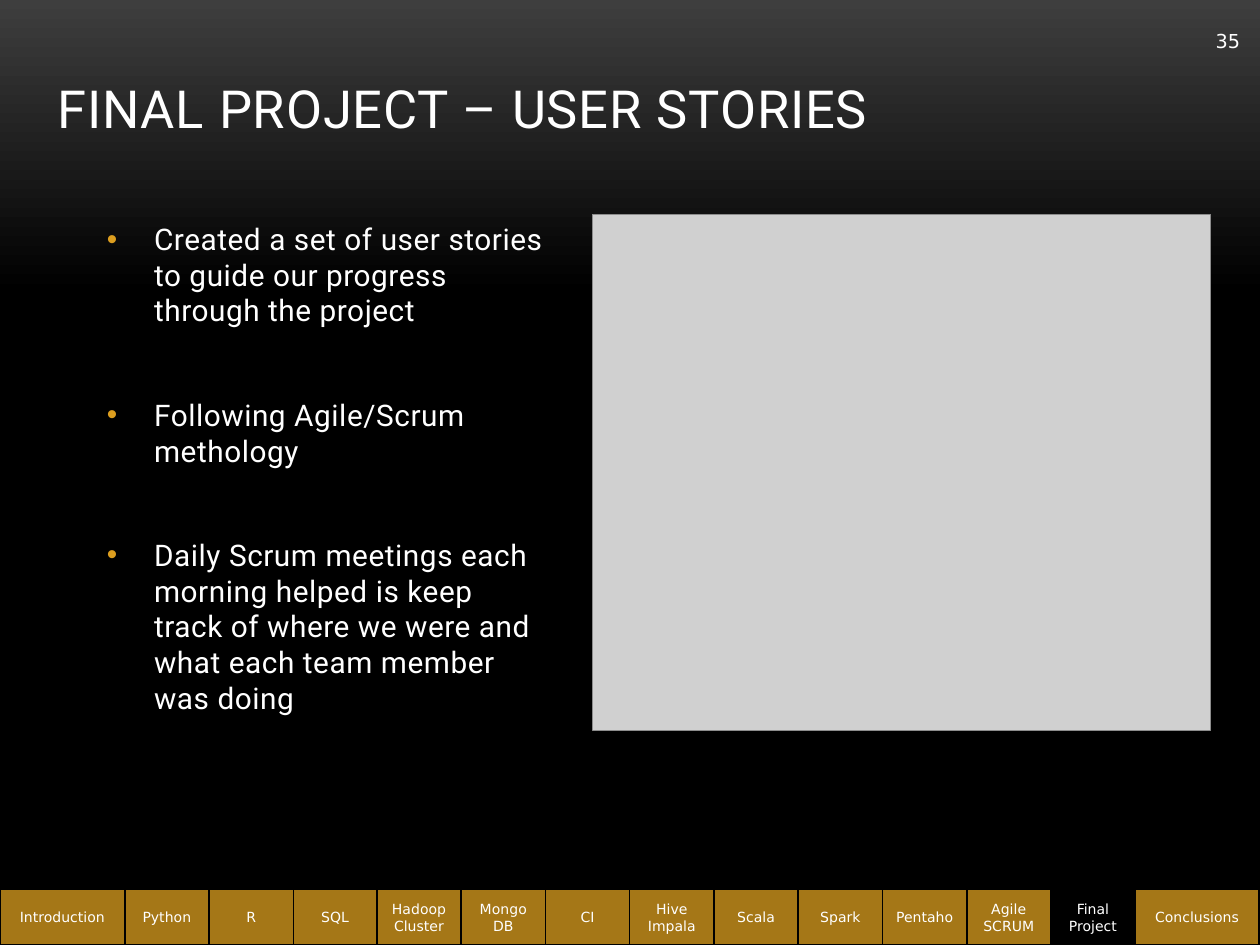
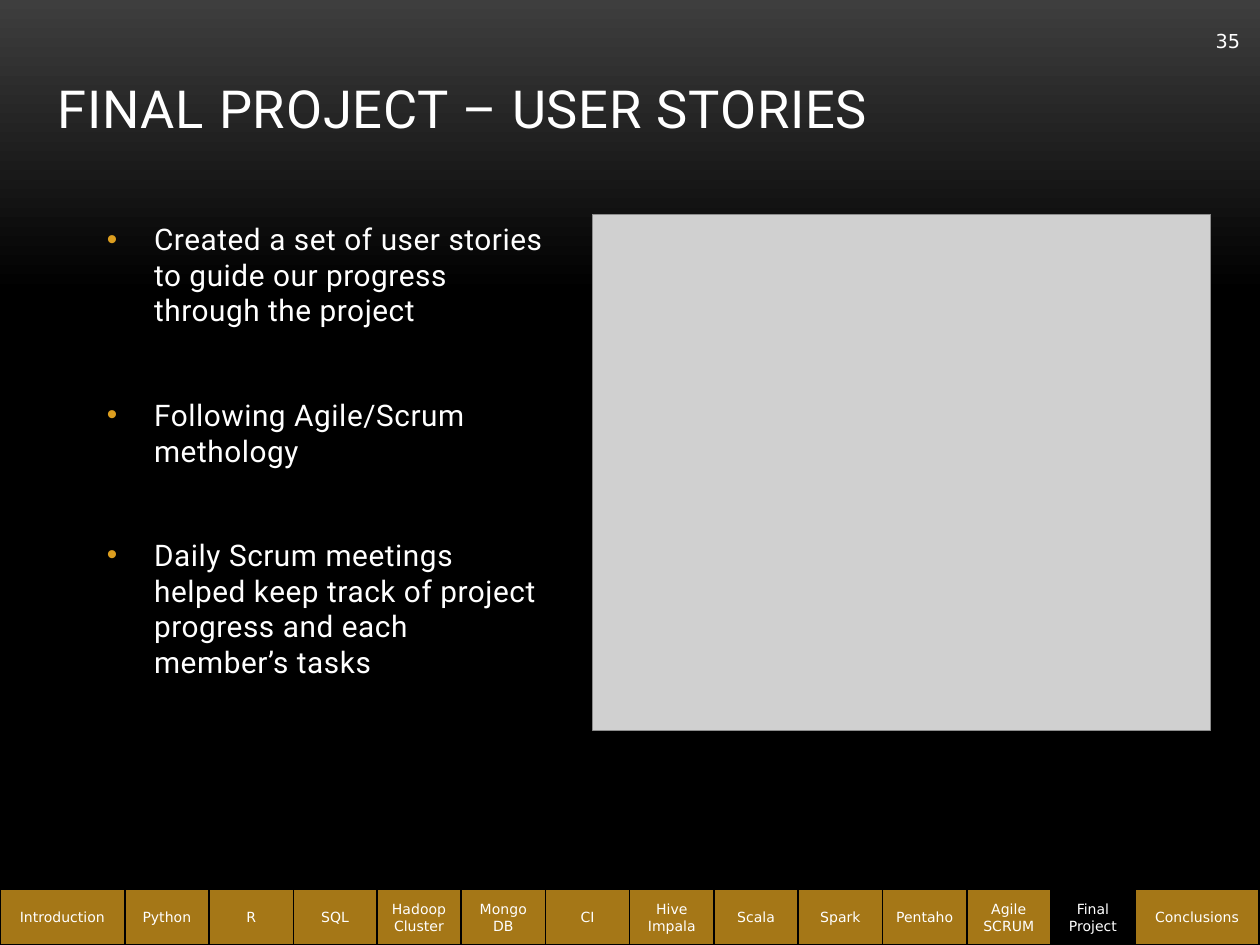
Before and after one commit to abe1ge/teletubbiesQAC, a slide deck: slide 35 of FinalPresentation.pptx. Drawn at 1260x945 pixels with LibreOffice and Linux fonts; fonts in the diff are those of the drawing; grey boxes stand for pictures; background and template pictures are left out. Boxes give left, top, right and bottom in pixels: in the first picture for what was removed or moved away, otherwise in the second. Text is boxed around its words. In the diff, an @@ line names an element or a change of style, - is before the commit and + after.

```diff
--- a/FinalPresentation.pptx
+++ b/FinalPresentation.pptx
@@ text at [154, 543, 535, 674]: text changed @@
-• Daily Scrum meetings each morning helped is keep track of where we were and what each team member was doing
+• Daily Scrum meetings helped keep track of project progress and each member’s tasks
```
Also in this commit, not shown: 10 other slides changed, 4 slides added.
